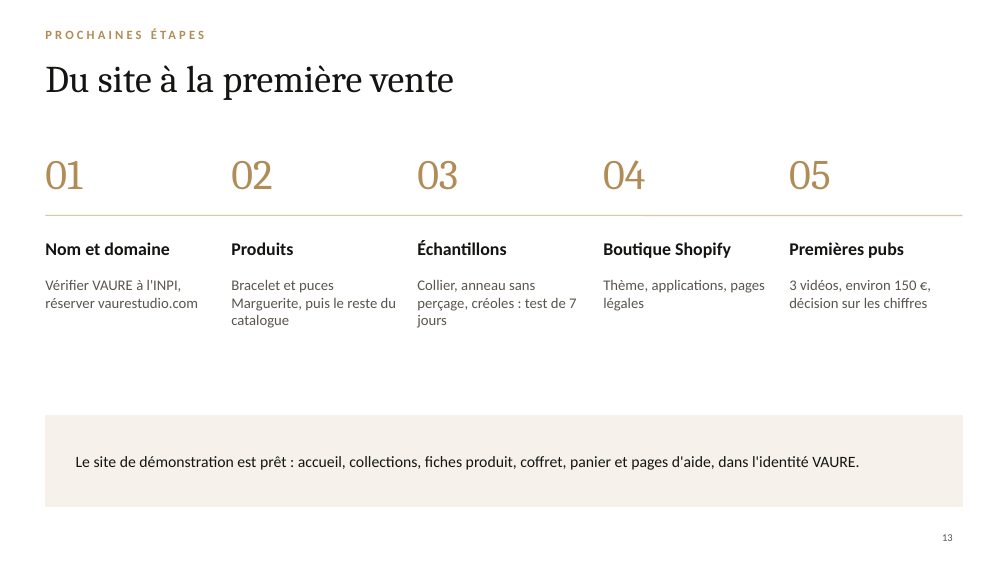
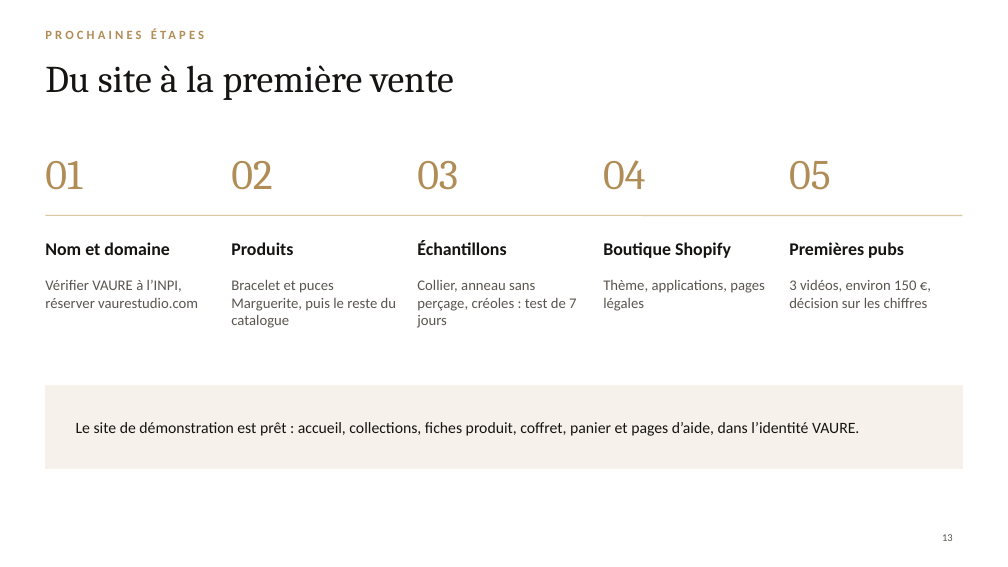
Before and after one commit to jgnrpgn9hd-cmd/Jimy, a slide deck: slide 13 of vaure/presentation/VAURE-presentation.pptx. Drawn at 1008x567 pixels with LibreOffice and Linux fonts; fonts in the diff are those of the drawing; background and template pictures are left out. Boxes give left, top, right and bottom in pixels: in the first picture for what was removed or moved away, otherwise in the second. Text is boxed around its words. In the diff, an @@ line names an element or a change of style, - is before the commit and + after.

```diff
--- a/vaure/presentation/VAURE-presentation.pptx
+++ b/vaure/presentation/VAURE-presentation.pptx
@@ text at box(45, 280, 198, 308): text changed @@
-Vérifier VAURE à l'INPI, réserver vaurestudio.com
+Vérifier VAURE à l’INPI, réserver vaurestudio.com
@@ rectangle: place and size @@
-rectangle at box(45, 416, 963, 507)
+rectangle at box(45, 386, 963, 469)
@@ text at box(76, 422, 859, 436): text changed @@
-Le site de démonstration est prêt : accueil, collections, fiches produit, coffret, panier et pages d'aide, dans l'identité VAURE.
+Le site de démonstration est prêt : accueil, collections, fiches produit, coffret, panier et pages d’aide, dans l’identité VAURE.
```
Also in this commit, not shown: 9 other slides changed, 23 other files.
